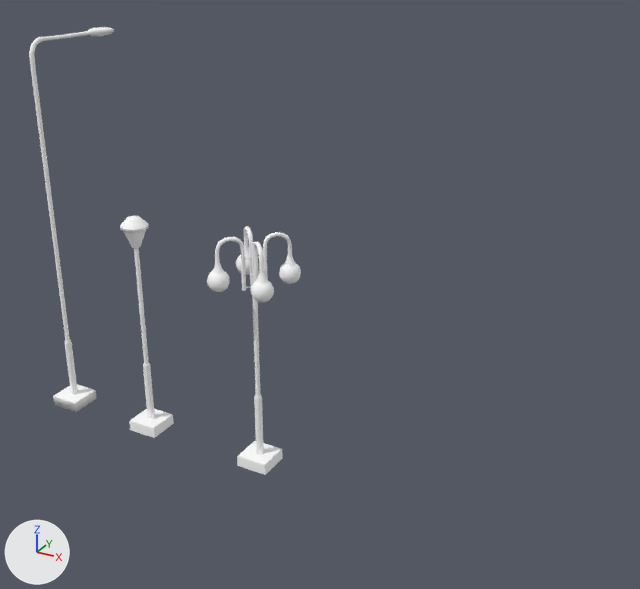
Renders of the FBX model CityPlannerVR/Assets/Models/katulamppu.fbx from each side of a commit.
Before and after are seen from a camera (50 mm lens) standing at (0.317, -0.482, 0.393) and looking at (0.038, 0.027, 0.138). Arrows for +X, +Y and +Z are at lower left; the lights stay in place. Where no turn or scale is listed for an object, it has been applied to the vertices.

Names of what the first picture shows: 'katulamppu_a', 'katulamppu_b', 'katulamppu_c'.
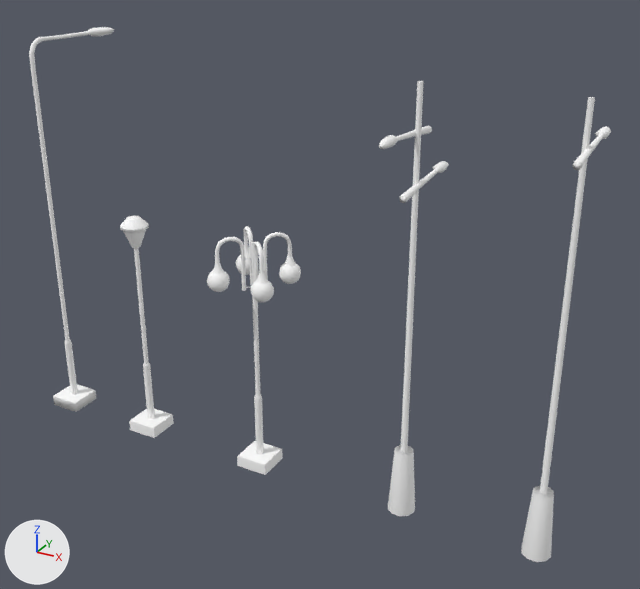
Boxes [x1, y1, x2, y2] around the edits, measured in the pictures (640 x 589 px):
'valopiste_341', added
    after: [521, 97, 611, 562]
'valopiste_340', added
    after: [379, 81, 449, 516]

Diff of the bpy script that builds the scene:
```diff
--- a/CityPlannerVR/Assets/Models/katulamppu.fbx.py
+++ b/CityPlannerVR/Assets/Models/katulamppu.fbx.py
@@ me_mesh_004 @@
+me_mesh_004.from_pydata(...)  # 182 vertices, 352 faces; spans x -0.01..0.01, y -0.047..0.047, z 0.0..0.3
+me_mesh_004.materials.append(mat_tikkuraitti_master_mtl_tikkuraitti_master_mtl)  # its picture is missing
@@ me_mesh_003 @@
+me_mesh_003.from_pydata(...)  # 112 vertices, 216 faces; spans x -0.01..0.01, y -0.022..0.046, z 0.0..0.3
+me_mesh_003.materials.append(mat_tikkuraitti_master_mtl_tikkuraitti_master_mtl)  # its picture is missing
@@ ob_valopiste_340 @@
+ob_valopiste_340 = bpy.data.objects.new('valopiste_340', me_mesh_004)
+ob_valopiste_340.location = (0.1184, 0.0, 0.0)
@@ ob_valopiste_341 @@
+ob_valopiste_341 = bpy.data.objects.new('valopiste_341', me_mesh_003)
+ob_valopiste_341.location = (0.216, 0.0, 0.0)
```
